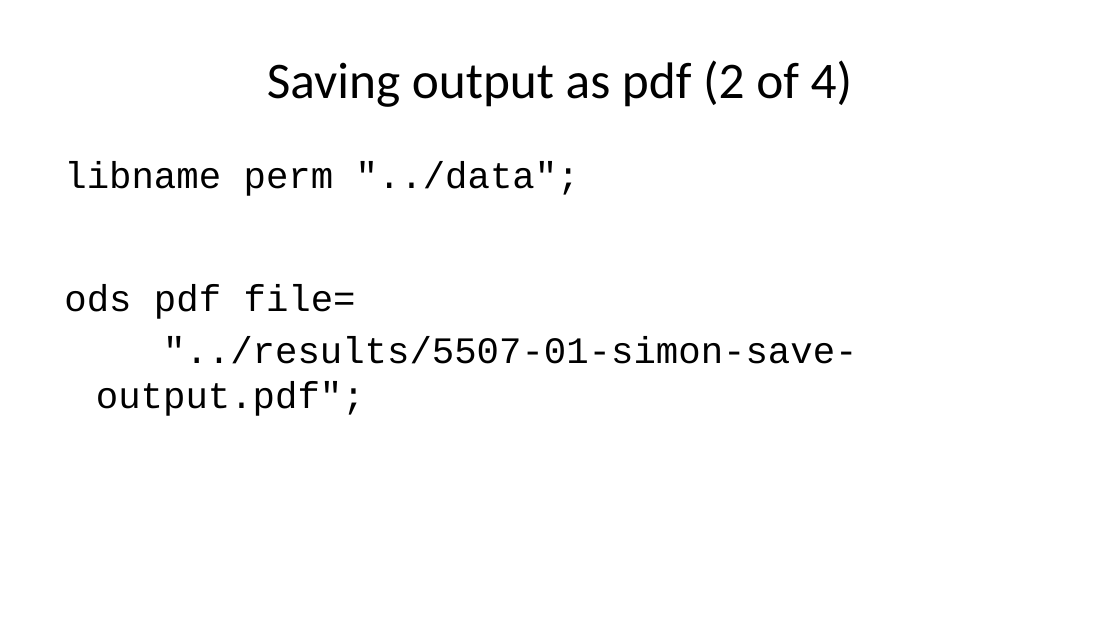
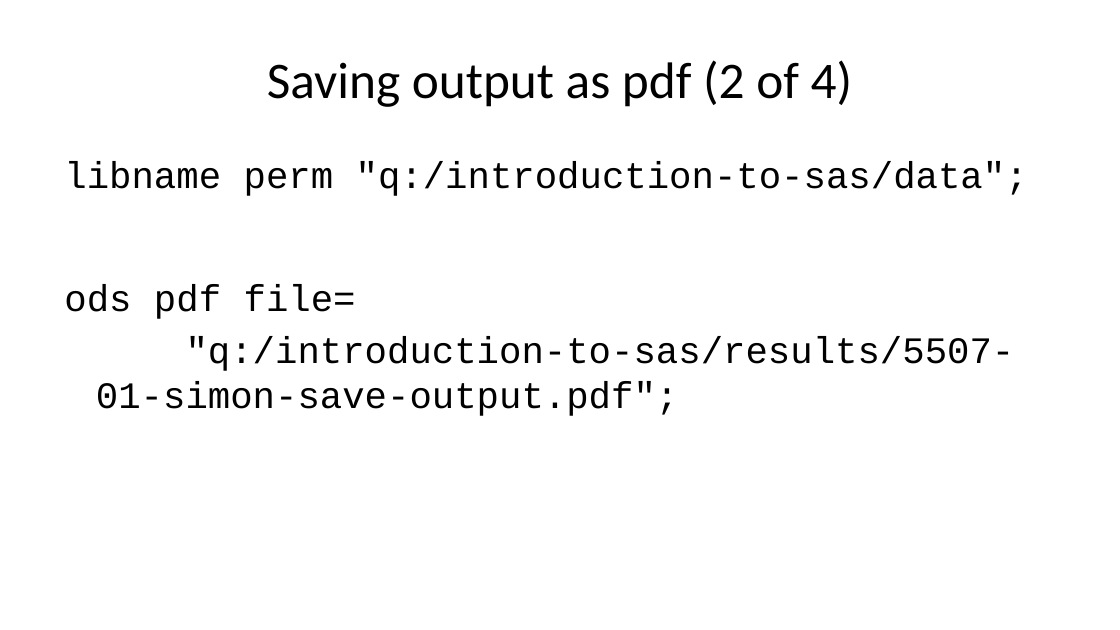
Before and after one commit to pmean/introduction-to-SAS, a slide deck: slide 56 of results/5507-01-simon-sildes-and-speaker-notes.pptx. Drawn at 1120x630 pixels with LibreOffice and Linux fonts; fonts in the diff are those of the drawing. Boxes give left, top, right and bottom in pixels: in the first picture for what was removed or moved away, otherwise in the second. Text is boxed around its words. In the diff, an @@ line names an element or a change of style, - is before the commit and + after.

```diff
--- a/results/5507-01-simon-sildes-and-speaker-notes.pptx
+++ b/results/5507-01-simon-sildes-and-speaker-notes.pptx
@@ text at [64, 161, 1028, 416]: text changed @@
-libname perm "../data";
-ods pdf file=
-"../results/5507-01-simon-save-output.pdf";
+libname perm "q:/introduction-to-sas/data";
+ods pdf file=
+"q:/introduction-to-sas/results/5507-01-simon-save-output.pdf";
```
Also in this commit, not shown: 30 other slides changed, 5 other files.
